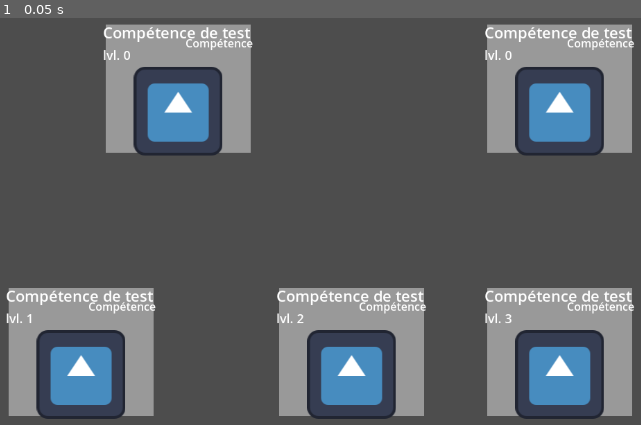
Above: before the commit, frame 1.
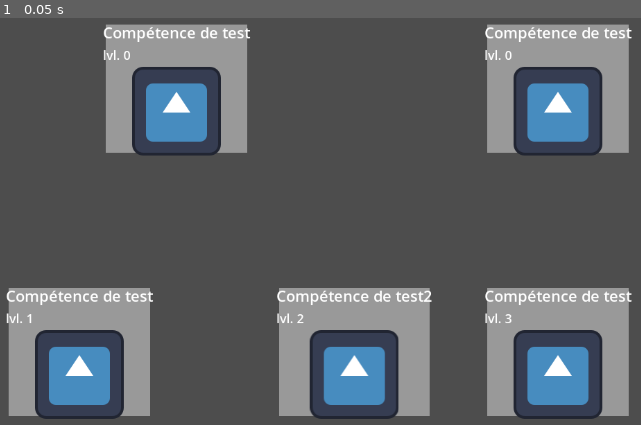
Above: after the commit, the same moment.

Repository: Bebel9445/audit_inc
Game: Godot game, scene res://Scenes/test.tscn
Same seed, same stepped clock (60 frames per second), same inputs: the game is played once before the commit and once after it. This scene is started directly instead of the project's main scene. The engine's default icon, where the game draws it, is replaced by a stand-in: a white triangle on a blue panel in a dark square.
Inputs:
- Up to frame 1 (0.05 s): no input

The runs differ from the first frame. In frame 1, 3.4% of the frame differs, in the area x 5-99%, y 1-99%.

Commit message:
Correction des dernières légères erreurs pour les cartes de compétences (ne pas oublier de mettre l'image d'une etoile)

Diff:
--- a/Scripts/cartesCompetence.gd
+++ b/Scripts/cartesCompetence.gd
@@ -114,6 +114,7 @@
  # Pour créer une carte sur l'écran
 func _init(nom: String, niveau: int, image: Texture2D, position_x: int, position_y: int):
 	name = nom
+	nom_competence = nom
 	size_flags_horizontal = Control.SIZE_SHRINK_CENTER
 	size_flags_vertical = Control.SIZE_SHRINK_CENTER
 	add_theme_constant_override("margin_left", 10)
@@ -159,12 +160,12 @@
 	labelNiveau.add_theme_font_size_override("font_size", 18)
 	vbox_gauche.add_child(labelNiveau)
 
-	var label := Label.new()
-	label.text = "Compétence"
-	label.autowrap_mode = TextServer.AUTOWRAP_WORD
-	label.size_flags_horizontal = Control.SIZE_EXPAND_FILL
-	label.horizontal_alignment = HORIZONTAL_ALIGNMENT_RIGHT
-	hbox.add_child(label)
+	# Faut trouver une image compatible (une étoile)
+	#var etoile := TextureRect.new()
+	#var img = load("res://Cartes/images/Etoile.png")
+	#etoile.texture = img
+	#etoile.stretch_mode = TextureRect.STRETCH_KEEP_ASPECT_CENTERED
+	#hbox.add_child(etoile)
 
 	var texture_rect := TextureRect.new()
 	texture_rect.texture = image
--- a/Scripts/testScene.gd
+++ b/Scripts/testScene.gd
@@ -15,7 +15,7 @@
 	print(info1.getNiveau())
 	var autreCarteCompetence = ObjetCarteCompetence.new("test", 0, img, 700, 20)
 	add_child(autreCarteCompetence)
-	var CarteCompetenceNiv2 = ObjetCarteCompetence.new("test", 2, img, 400, 400)
+	var CarteCompetenceNiv2 = ObjetCarteCompetence.new("test2", 2, img, 400, 400)
 	add_child(CarteCompetenceNiv2)
 	var CarteCompetenceNiv1 = ObjetCarteCompetence.new("test", 1, img, 10, 400)
 	add_child(CarteCompetenceNiv1)
Binary file added: Cartes/images/Etoile.png
Not shown, added: Cartes/images/Etoile.png.import
